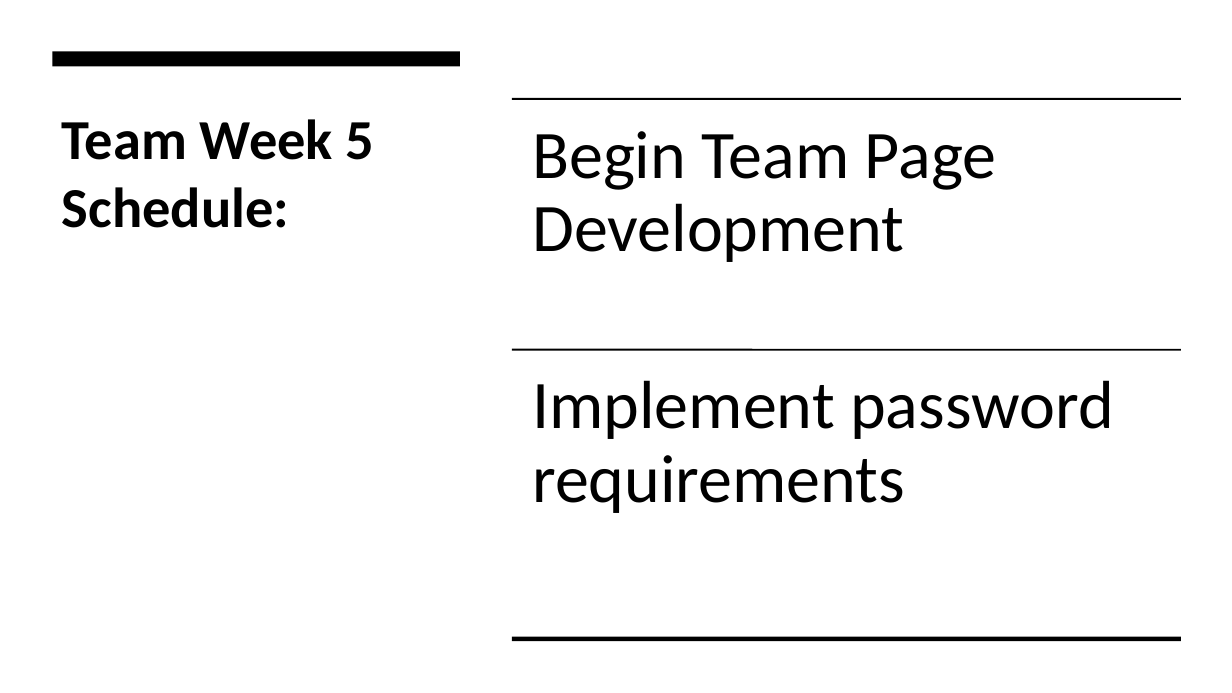
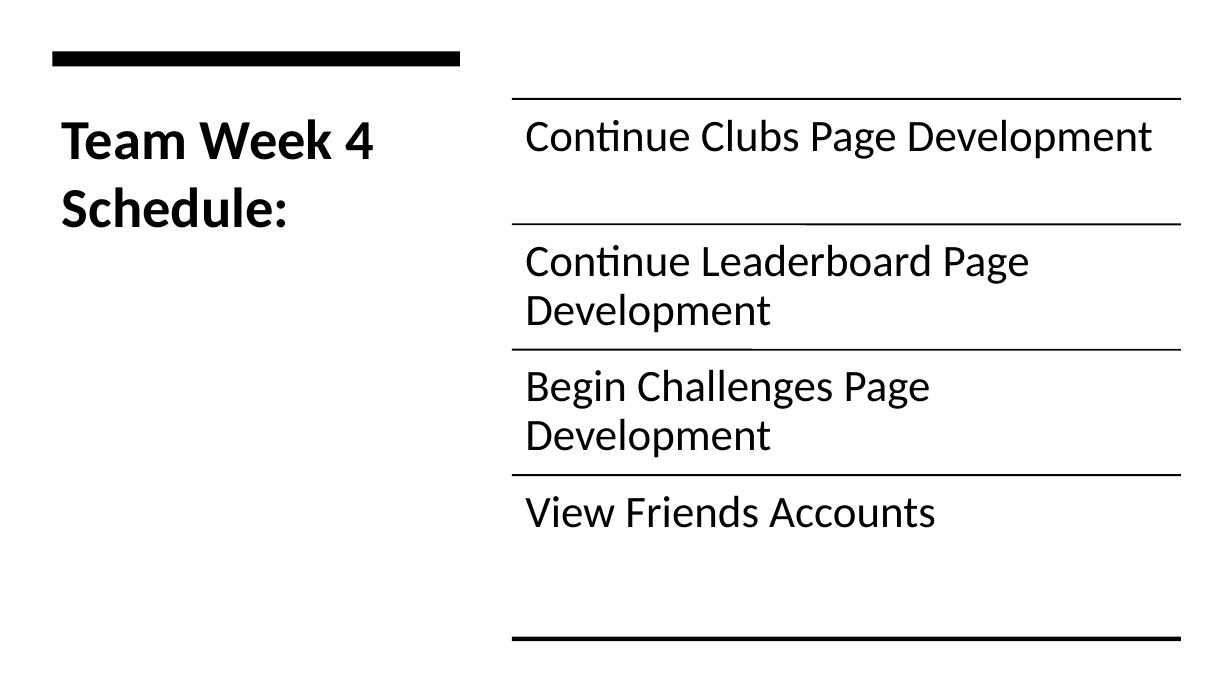
Before and after one commit to jjdeuce06/VulcanActivityTracker, a slide deck: slide 6 of Documentation/Weekly Report/week4/CMSC-4920-Group2-Week4.pptx. Drawn at 1232x693 pixels with LibreOffice and Linux fonts; fonts in the diff are those of the drawing. Boxes give left, top, right and bottom in pixels: in the first picture for what was removed or moved away, otherwise in the second. Text is boxed around its words. In the diff, an @@ line names an element or a change of style, - is before the commit and + after.

```diff
--- a/Documentation/Weekly Report/week4/CMSC-4920-Group2-Week4.pptx
+++ b/Documentation/Weekly Report/week4/CMSC-4920-Group2-Week4.pptx
@@ title at bbox=[62, 119, 375, 228]: text changed @@
-Team Week 5 Schedule:
+Team Week 4 Schedule:
@@ text at bbox=[525, 369, 931, 458]: text changed; size 53 to 35 pt @@
-Begin Team Page Development
+Begin Challenges Page Development
@@ text removed at bbox=[532, 380, 1114, 513] @@
-Implement password requirements
@@ group added at bbox=[512, 119, 1181, 528]: 3 texts, 2 lines @@
+Continue Clubs Page Development
+Continue Leaderboard Page Development
+View Friends Accounts
```
Also in this commit, not shown: 2 other slides changed, 1 slide removed, 10 other files.
